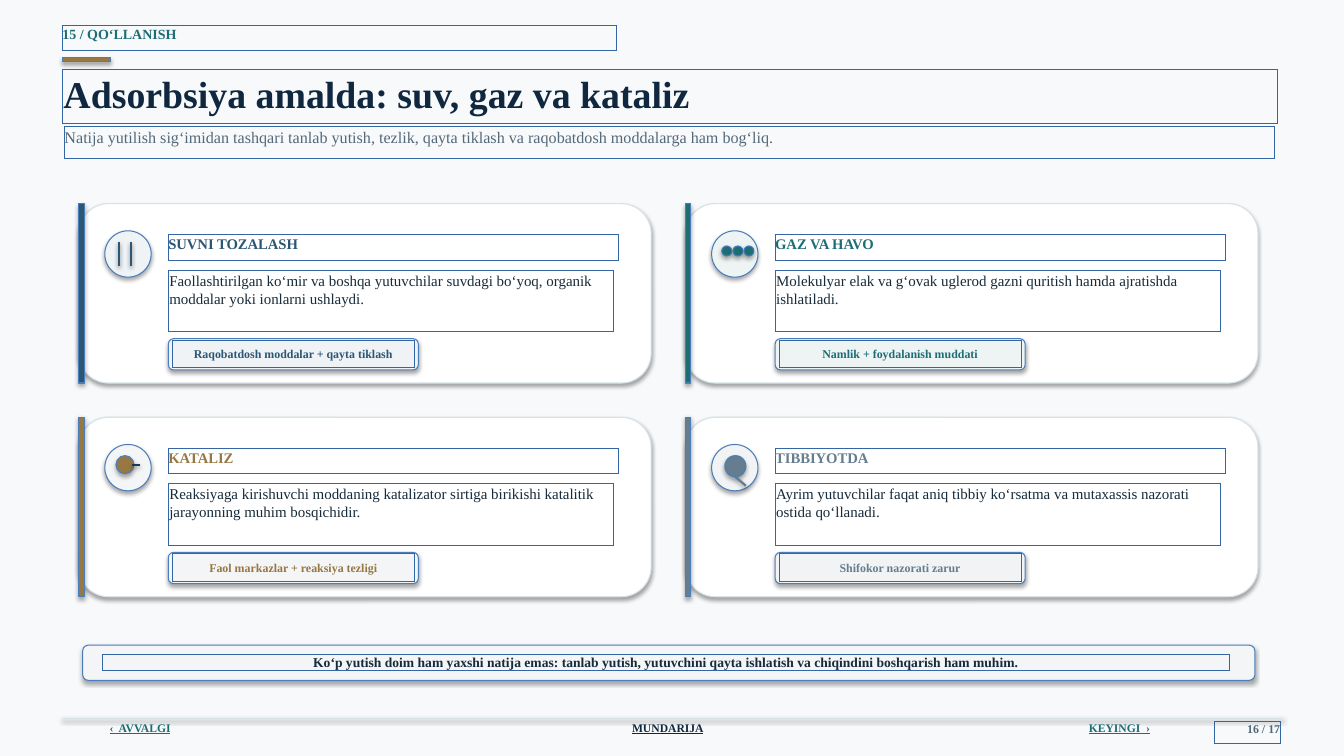
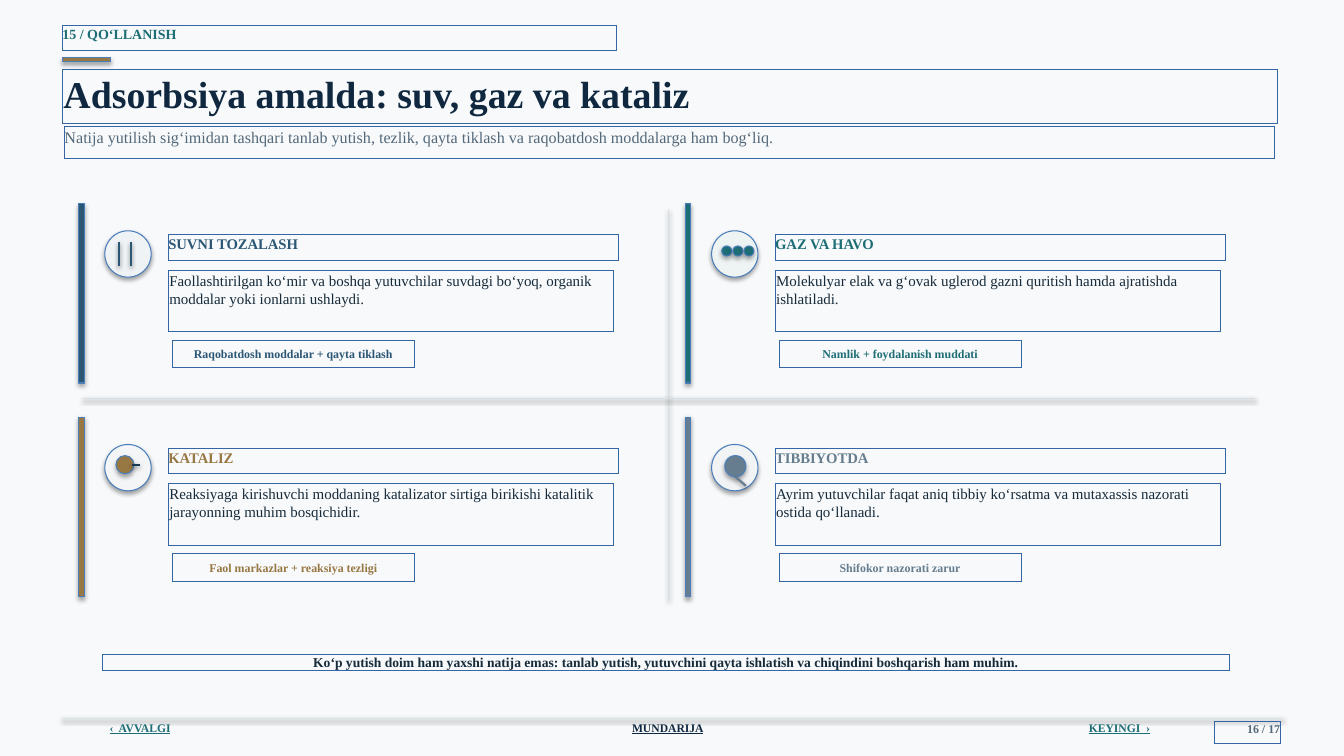
Before and after one commit to jabborovd18-collab/taqdimot-fayllari, a slide deck: slide 16 of sirt_hodisalari_adsorbsiya_ilmi.pptx. Drawn at 1344x756 pixels with LibreOffice and Linux fonts; fonts in the diff are those of the drawing; background and template pictures are left out. Boxes give left, top, right and bottom in pixels: in the first picture for what was removed or moved away, otherwise in the second. Text is boxed around its words. In the diff, an @@ line names an element or a change of style, - is before the commit and + after.

```diff
--- a/sirt_hodisalari_adsorbsiya_ilmi.pptx
+++ b/sirt_hodisalari_adsorbsiya_ilmi.pptx
@@ rounded rectangle removed at (79, 204, 651, 383) @@
@@ rounded rectangle removed at (686, 204, 1258, 383) @@
@@ line added from (668, 210) to (668, 601), #D5DFE5 0.8 pt @@
@@ rounded rectangle removed at (168, 339, 418, 370) @@
@@ rounded rectangle removed at (775, 339, 1025, 370) @@
@@ rounded rectangle removed at (79, 417, 651, 597) @@
@@ line added from (83, 398) to (1255, 398), #D5DFE5 0.8 pt @@
@@ rounded rectangle removed at (686, 417, 1258, 597) @@
@@ rounded rectangle removed at (168, 553, 418, 584) @@
@@ rounded rectangle removed at (775, 553, 1025, 584) @@
@@ rounded rectangle removed at (83, 645, 1255, 681) @@
```
Also in this commit, not shown: 15 other slides changed.
